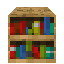
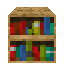
Layers edited between the first and the second w=64, h=64 image:
painted on "BlockSprite_bookshelf.png" over 10, 59, 54, 61